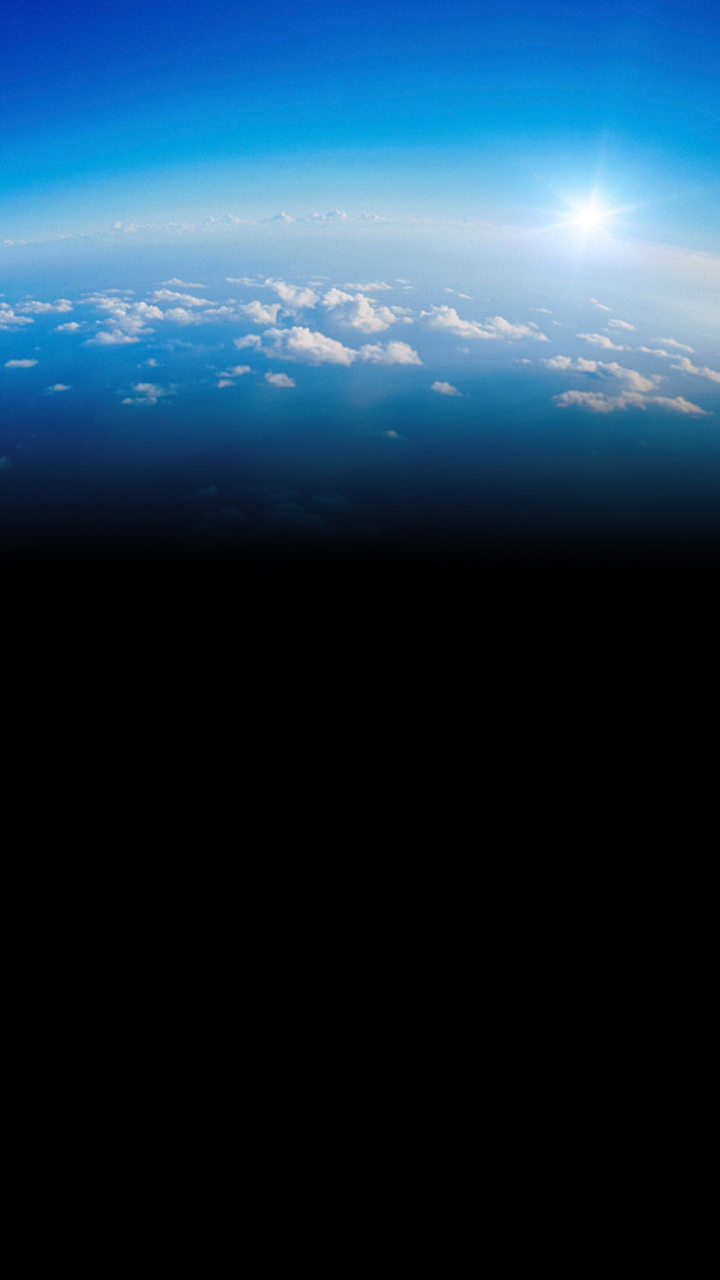
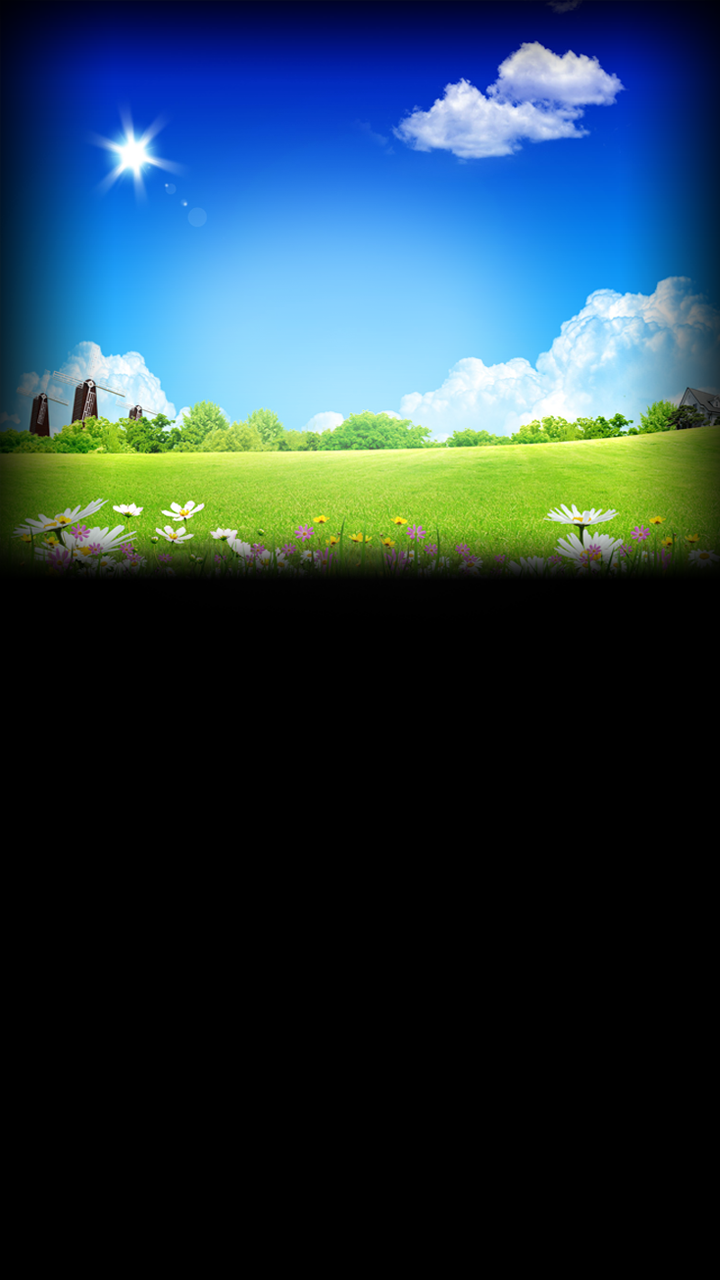
Revision of a layered 720×1280 image; what changed, layer by layer:
renamed "Layer 1" to "Layer 3", painted on it over [0, 0, 720, 593]
